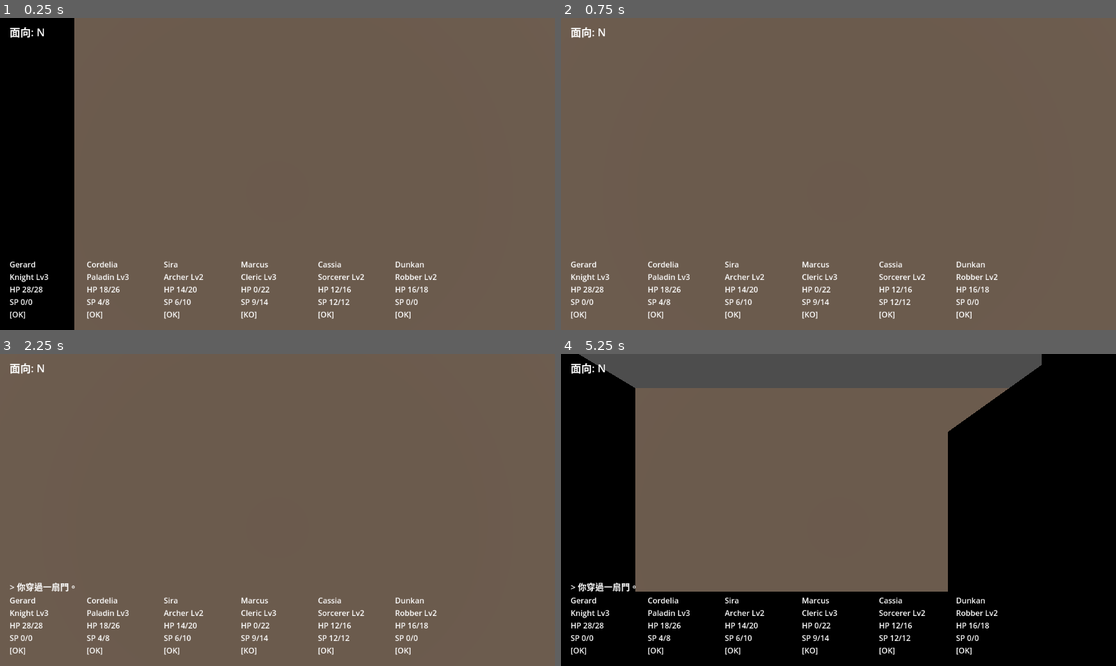
Above: before the commit, frames 1-4 (two rows, left to right).
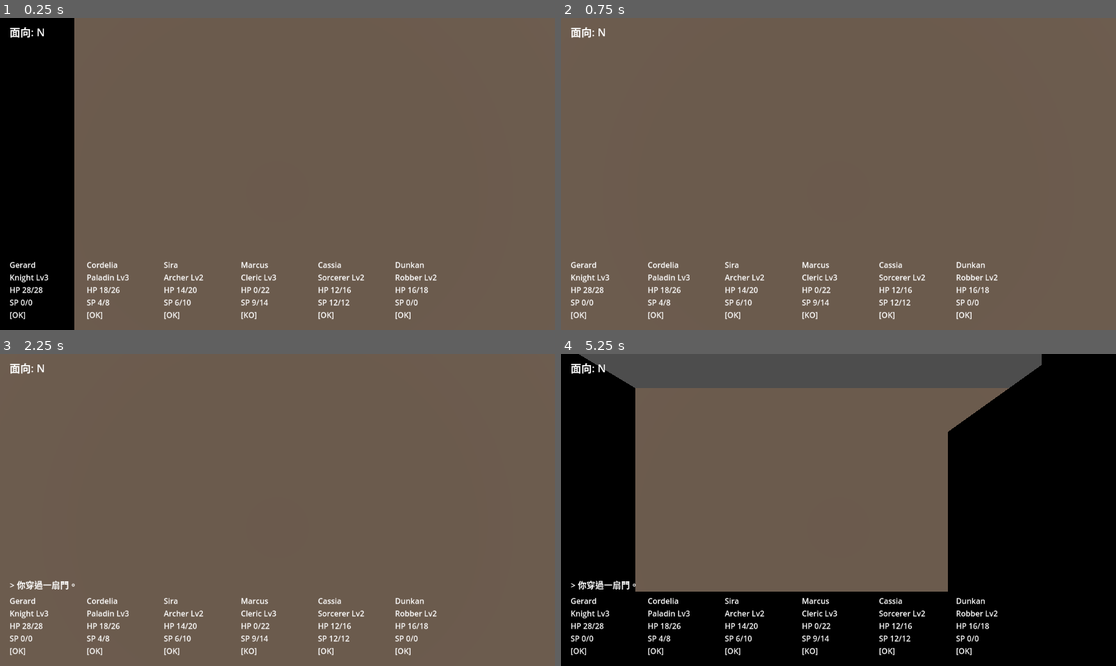
Above: after the commit, the same moments.

Repository: kurtsgm/mm
Game: Godot game, scene res://presentation/world/main.tscn
Same seed, same stepped clock (60 frames per second), same inputs: the game is played once before the commit and once after it.
Inputs (mouse positions are in pixels of both pictures, inside the frame that each line leads up to):
- Up to frame 1 (0.25 s): no input
- Up to frame 2 (0.75 s): tap Enter at 0.5 s; move the mouse to (960, 158) at 0.52 s; hold E (strafe_right) from 0.53 s (still down); hold Shift from 0.53 s (still down); click (960, 158) at 0.67 s
- Up to frame 3 (2.25 s): release E (strafe_right) at 1.25 s; release Shift at 1.25 s; tap Space at 1.25 s; drag from (166, 525) to (249, 572) at 1.27 s; tap Enter at 2 s; move the mouse to (333, 441) at 2.02 s; hold E (strafe_right) from 2.03 s (still down); tap Ctrl at 2.1 s
- Up to frame 4 (5.25 s): release E (strafe_right) at 2.75 s; tap Space at 2.75, 4.25 s; drag from (810, 572) to (672, 463) at 2.77 s; tap Enter at 3.5 s; move the mouse to (1005, 556) at 3.52 s; hold Q (strafe_left) 3.53-4.25 s; tap Alt at 3.6 s; drag from (672, 463) to (755, 432) at 4.27 s; move the mouse to (866, 510) at 5.02 s; hold S (move_back) from 5.03 s (still down); hold Shift from 5.03 s (still down); click (866, 510) at 5.17 s

The runs differ from the first frame. In frame 1, 1.2% of the frame differs, in the area x 1-79%, y 77-97%; in frame 2, 1.2%; in frame 3, 1.4%; in frame 4, 1.6%, in the area x 1-79%, y 72-97%.

Commit message:
feat: default window to maximized and anchor HUD to screen bottom
Window now boots maximized — a bordered full-size window, not borderless
fullscreen (display/window/size/mode=2). HUD message line and party panel
anchored bottom-left with grow-up/right instead of hardcoded 1152x648
positions, so they render correctly at any window size.

Co-Authored-By: Claude Opus 4.8 (1M context) <noreply@anthropic.com>

Diff:
--- a/presentation/ui/hud.gd
+++ b/presentation/ui/hud.gd
@@ -19,20 +19,29 @@
 	_refresh_party(game_state.party)
 
 func _build_ui(party: Party) -> void:
+	# 指北針：左上角（origin 起算，任何解析度都貼齊左上，含全螢幕）。
 	_compass_label = Label.new()
 	_compass_label.position = Vector2(20, 12)
 	_compass_label.add_theme_font_size_override("font_size", 22)
 	add_child(_compass_label)
 
+	# 訊息列 + 隊伍面板：錨定畫面左下、自動向上＋向右長 → 解析度無關。
+	var bottom := VBoxContainer.new()
+	bottom.set_anchors_preset(Control.PRESET_BOTTOM_LEFT)
+	bottom.offset_left = 20
+	bottom.offset_bottom = -20
+	bottom.grow_horizontal = Control.GROW_DIRECTION_END
+	bottom.grow_vertical = Control.GROW_DIRECTION_BEGIN
+	bottom.add_theme_constant_override("separation", 8)
+	add_child(bottom)
+
 	_message_label = Label.new()
-	_message_label.position = Vector2(20, 470)
 	_message_label.add_theme_font_size_override("font_size", 18)
-	add_child(_message_label)
+	bottom.add_child(_message_label)
 
 	var row := HBoxContainer.new()
-	row.position = Vector2(20, 500)
 	row.add_theme_constant_override("separation", 10)
-	add_child(row)
+	bottom.add_child(row)
 	for i in party.members.size():
 		var cell := Label.new()
 		cell.custom_minimum_size = Vector2(150, 110)
--- a/project.godot
+++ b/project.godot
@@ -14,6 +14,10 @@
 
 MapManager="*res://autoload/map_manager.gd"
 GameState="*res://autoload/game_state.gd"
+
+[display]
+
+window/size/mode=2
 
 [input]
 
